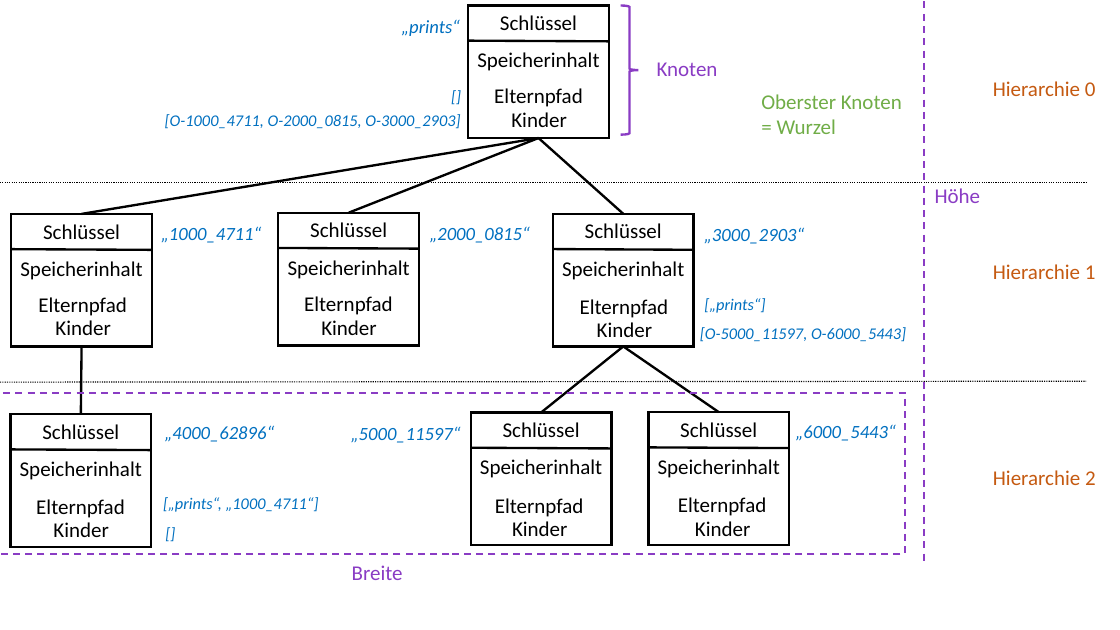
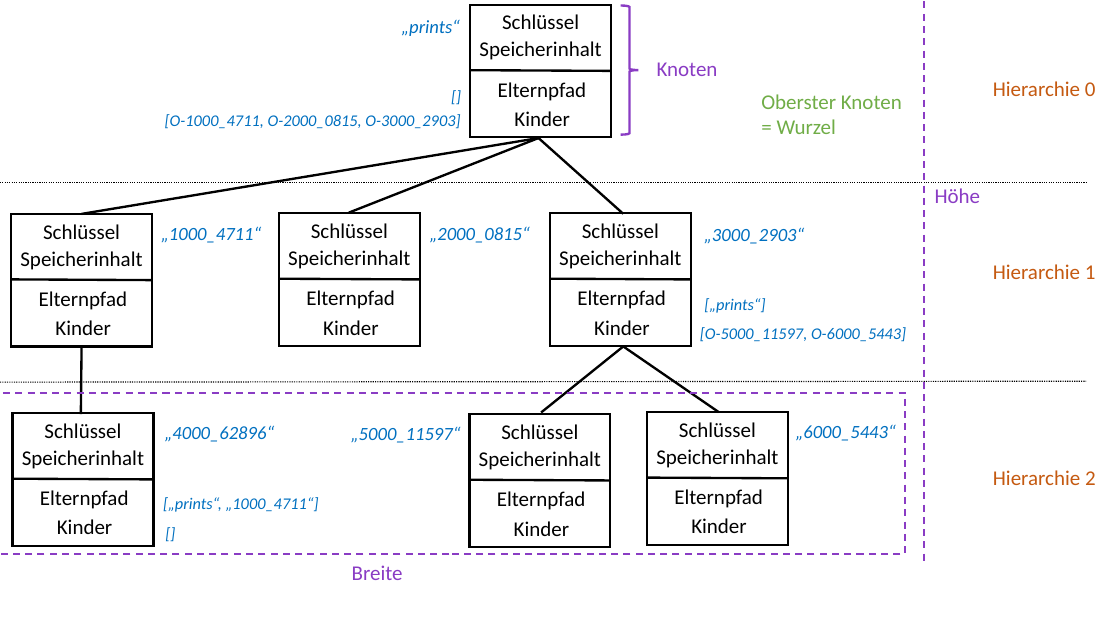
Before and after one commit to StefSchneider/Unternehmensfaehigkeiten, a slide deck: slide 3 of Dokumentation/Grafiken Unternehmensfähigkeiten.pptx. Drawn at 1120x630 pixels with LibreOffice and Linux fonts; fonts in the diff are those of the drawing. Boxes give left, top, right and bottom in pixels: in the first picture for what was removed or moved away, otherwise in the second. Text is boxed around its words. In the diff, an @@ line names an element or a change of style, - is before the commit and + after.

```diff
--- a/Dokumentation/Grafiken Unternehmensfähigkeiten.pptx
+++ b/Dokumentation/Grafiken Unternehmensfähigkeiten.pptx
@@ line moved from (468, 40) - (609, 41) to (471, 71) - (611, 71) @@
@@ text "Elternpfad": place and size @@
-text "Elternpfad" at <box>494,88,583,107</box>
+text "Elternpfad" at <box>498,82,587,101</box>
@@ text "Speicherinhalt": place and size @@
-text "Speicherinhalt" at <box>562,261,684,280</box>
+text "Speicherinhalt" at <box>559,250,681,269</box>
@@ line moved from (553, 250) - (694, 250) to (550, 279) - (691, 280) @@
@@ text "Elternpfad": place and size @@
-text "Elternpfad" at <box>580,299,669,318</box>
+text "Elternpfad" at <box>577,290,666,309</box>
@@ 3 texts: place and size @@
-3 texts at <box>20,52,599,518</box>
+3 texts at <box>22,41,601,509</box>
@@ 4 texts: place and size @@
-4 texts at <box>20,260,780,478</box>
+4 texts at <box>20,250,778,470</box>
@@ line moved from (10, 450) - (151, 450) to (13, 479) - (154, 480) @@
@@ 4 lines: place and size @@
-4 lines at <box>11,248,790,449</box>
+4 lines at <box>11,279,788,481</box>
@@ 3 texts: place and size @@
-3 texts at <box>38,296,584,517</box>
+3 texts at <box>39,290,586,510</box>
@@ text "Kinder": place and size @@
-text "Kinder" at <box>695,521,750,536</box>
+text "Kinder" at <box>691,518,746,533</box>
@@ text "Elternpfad": place and size @@
-text "Elternpfad" at <box>678,497,767,516</box>
+text "Elternpfad" at <box>674,489,763,508</box>
@@ text "Kinder": place and size @@
-text "Kinder" at <box>53,522,108,537</box>
+text "Kinder" at <box>57,519,112,534</box>
```
Also in this commit, not shown: 1 other slide changed, 2 other files.
